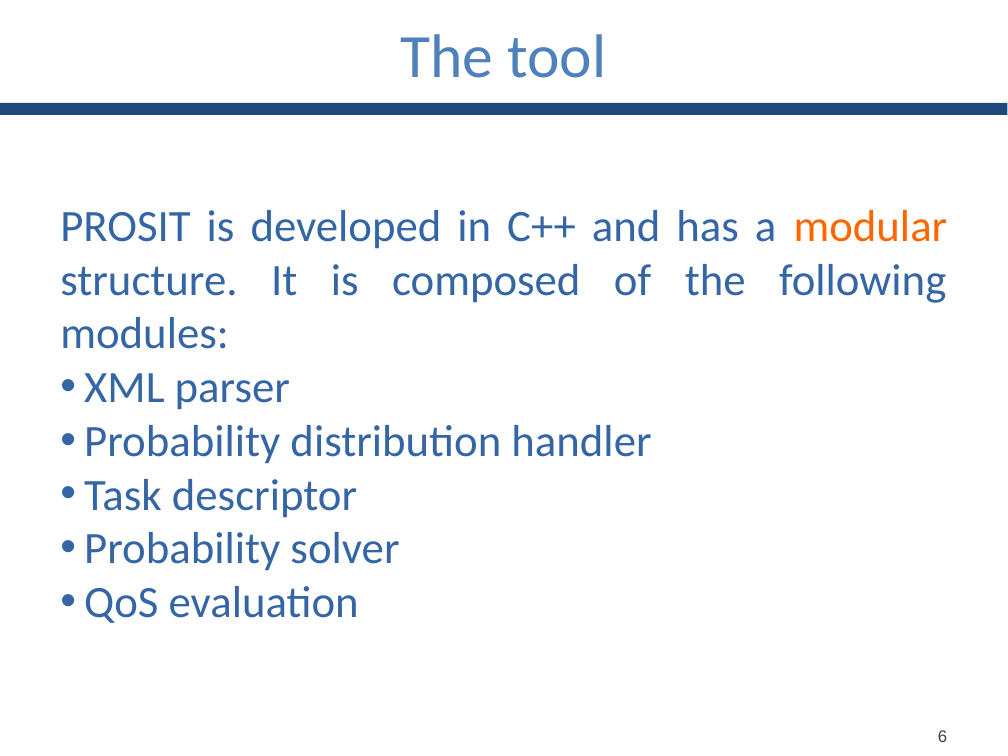
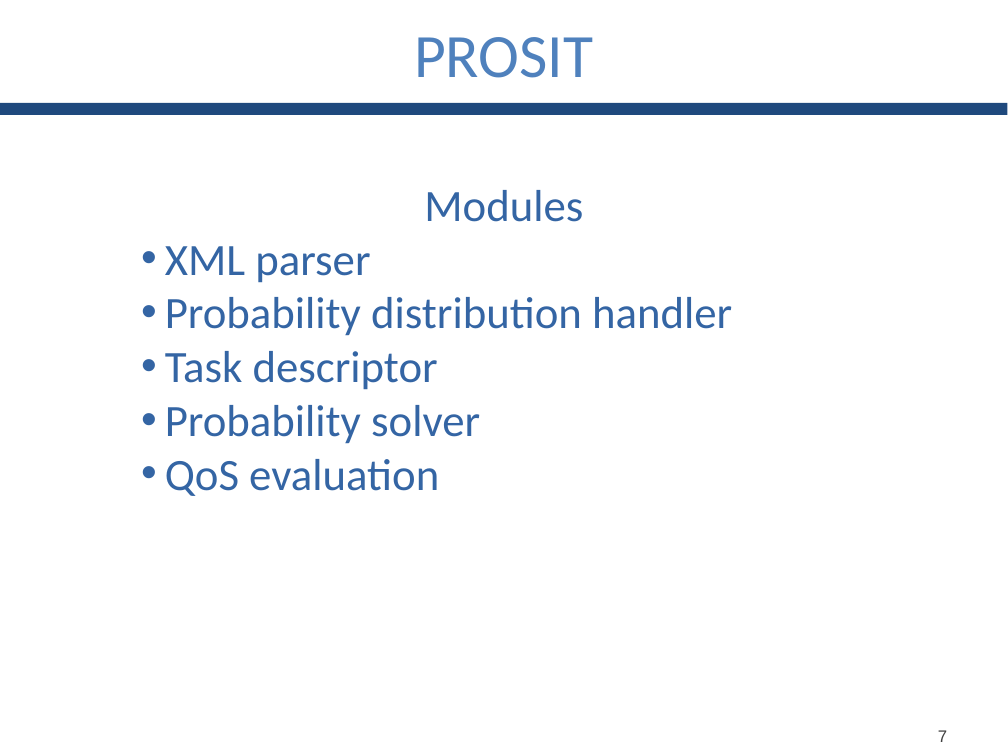
Before and after one commit to GianlucaBortoli/bachelorThesis, a slide deck: slide 8 of slides/slides.pptx (slide 7 before the commit). Drawn at 1008x756 pixels with LibreOffice and Linux fonts; fonts in the diff are those of the drawing. Boxes give left, top, right and bottom in pixels: in the first picture for what was removed or moved away, otherwise in the second. Text is boxed around its words. In the diff, an @@ line names an element or a change of style, - is before the commit and + after.

```diff
--- a/slides/slides.pptx
+++ b/slides/slides.pptx
@@ text at [414,37,593,78]: text changed @@
-The tool
+PROSIT
@@ text "Modules": place and size @@
-text "Modules" at [60,210,948,623]
+text "Modules" at [165,190,732,496]
@@ text at [424,190,583,222]: text changed @@
-PROSIT is developed in C++ and has a modular structure. It is composed of the following modules:
+Modules
@@ text at [938,730,947,742]: text changed @@
-6
+7
```
Also in this commit, not shown: 6 other slides changed, 4 slides added, 3 slides removed.
